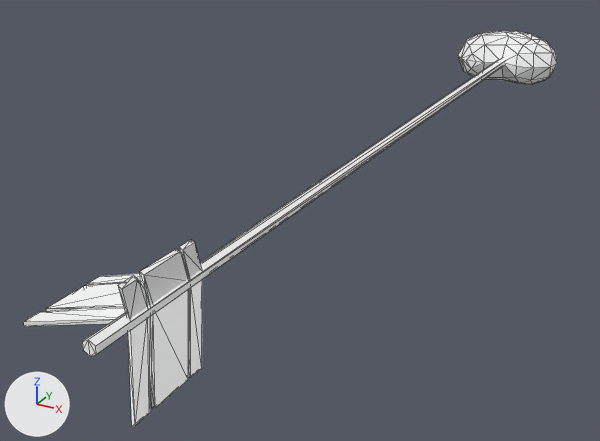
The glTF model webar/assets/arrow.gltf, before and after one commit.
Camera for both pictures: a 50 mm camera at (0.028, -0.0904, 0.0239) aimed at (-0.0067, -0.0275, -0.0076). Every picture has the same lights, and +X, +Y and +Z are marked at lower left. Mesh edges are drawn as thin lines. Where no turn or scale is listed for an object, it has been applied to the vertices.

The older version as bpy lines, for what is in view:
```python
mat_rsmaterial1 = principled_material('rsMaterial1')
mat_rsmaterial1.base_color = (1.0, 1.0, 1.0)  # white #ffffff
mat_rsmaterial1.metallic = 1.0
mat_rsmaterial1.roughness = 1.0
me_mesh = bpy.data.meshes.new('Mesh')
me_mesh.from_pydata(...)  # 200 vertices, 376 faces; spans x -0.0062..0.0063, y 0.0126..0.098, z -0.0043..0.0043
me_mesh.materials.append(mat_rsmaterial1)  # white #ffffff
ob_arrow = bpy.data.objects.new('arrow', me_mesh)
ob_arrow.location = (0.0, -0.07529, 0.0)
```
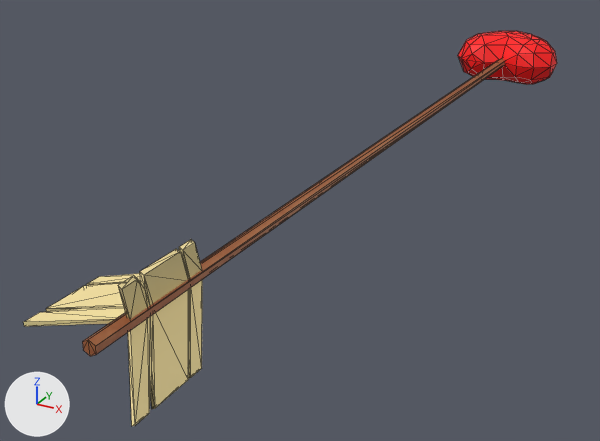
Where the change shows, as pixel boxes (x1, y1, x2, y2) in the pictures (600 x 441 px):
'arrow', surface changed: (24, 31, 557, 426) in both

The change, as a list of edits to the scene's bpy script:
```text
Add img_lambert1_basecolor:
    img_lambert1_basecolor = load_image('lambert1_baseColor', '_unpacked/lambert1_baseColor', 2048, 2048, 'sRGB')
Change mat_rsmaterial1:
    remove mat_rsmaterial1.base_color = (1.0, 1.0, 1.0)  # white #ffffff
    mat_rsmaterial1.metallic: 1.0 -> 0.0
    add mat_rsmaterial1.texture = img_lambert1_basecolor
    mat_rsmaterial1.roughness: 1.0 -> 0.553
```
